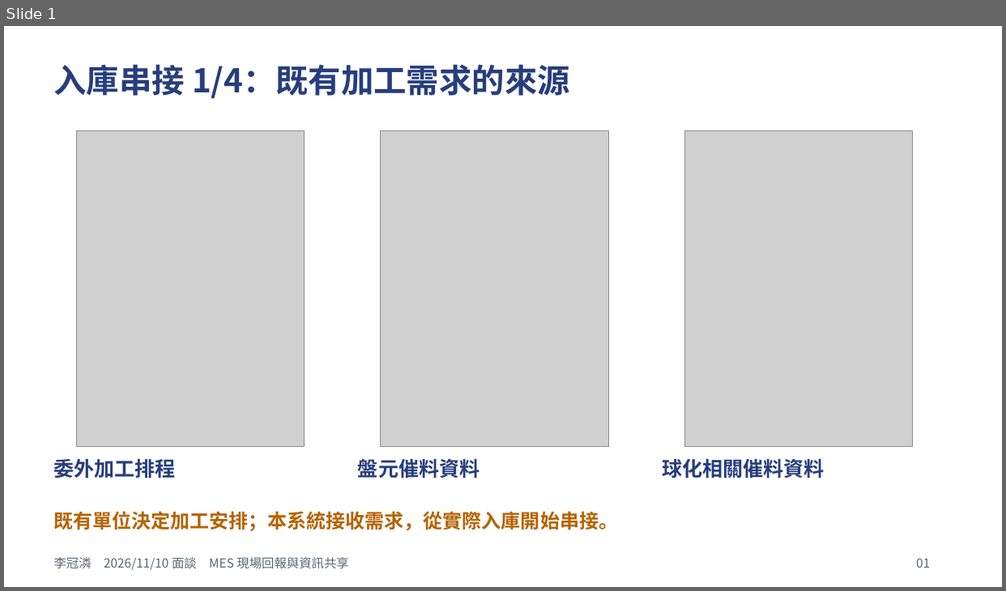
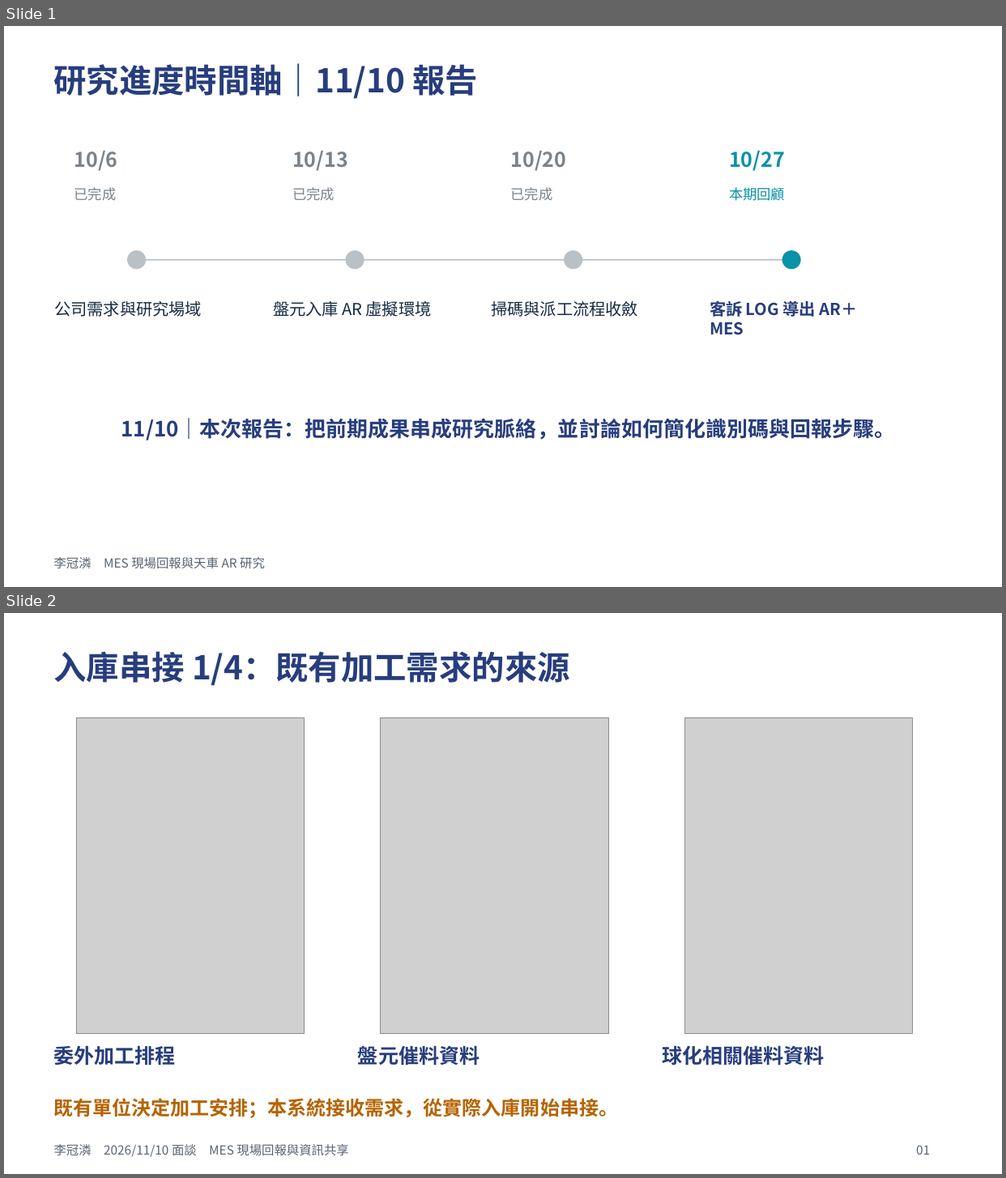
Before and after one commit to vannessiii2/report2, a slide deck: ppt/MES洗入洗出與天車AR_1110面談版.pptx. Shown one above the other, each under a label of ours: slide 1 before the commit, slides 1 and 2 after it. The pictures are 1006x591 and 1006x1178 pixels, drawn with LibreOffice and Linux fonts; fonts in the diff are those of the drawing; grey boxes stand for pictures. Boxes give left, top, right and bottom in pixels: in the first picture for what was removed or moved away, otherwise in the second. Text is boxed around its words. In the diff, an @@ line names an element or a change of style, - is before the commit and + after.

```diff
--- a/ppt/MES洗入洗出與天車AR_1110面談版.pptx
+++ b/ppt/MES洗入洗出與天車AR_1110面談版.pptx
@@ slide 1 added at box(4, 26, 1002, 587), background #FFFFFF @@
@@ text added at box(54, 63, 478, 99), 31.5 pt, text #273D7D, bold @@
+研究進度時間軸｜11/10 報告
@@ text added at box(74, 151, 118, 171), 19.5 pt, text #7A838B, bold @@
+10/6
@@ text added at box(292, 151, 348, 171), 19.5 pt, text #7A838B, bold @@
+10/13
@@ text added at box(511, 151, 567, 171), 19.5 pt, text #7A838B, bold @@
+10/20
@@ text added at box(729, 150, 785, 171), 19.5 pt, text #0A92A7, bold @@
+10/27
@@ text added at box(74, 187, 117, 200), 13.5 pt, text #7A838B @@
+已完成
@@ text added at box(292, 187, 334, 200), 13.5 pt, text #7A838B @@
+已完成
@@ text added at box(511, 187, 553, 200), 13.5 pt, text #7A838B @@
+已完成
@@ text added at box(729, 187, 785, 201), 13.5 pt, text #0A92A7 @@
+本期回顧
@@ ellipse added at box(127, 250, 147, 269), fill #B9C1C7 @@
@@ line added from (137, 259) to (791, 259), #B9C1C7 1.5 pt @@
@@ ellipse added at box(345, 250, 364, 269), fill #B9C1C7 @@
@@ ellipse added at box(564, 250, 582, 269), fill #B9C1C7 @@
@@ ellipse added at box(782, 250, 801, 269), fill #0A92A7 @@
@@ text added at box(55, 301, 202, 317), 15.8 pt, text #172B42 @@
+公司需求與研究場域
@@ text added at box(273, 301, 432, 317), 15.8 pt, text #172B42 @@
+盤元入庫 AR 虛擬環境
@@ text added at box(492, 301, 639, 317), 15.8 pt, text #172B42 @@
+掃碼與派工流程收斂
@@ text added at box(710, 301, 857, 335), 15.8 pt, text #273D7D, bold @@
+客訴 LOG 導出 AR＋MES
@@ text added at box(121, 418, 895, 441), 20.2 pt, text #273D7D, bold @@
+11/10｜本次報告：把前期成果串成研究脈絡，並討論如何簡化識別碼與回報步驟。
@@ text added at box(54, 557, 265, 569), 12 pt, text #596574 @@
+李冠潾 MES 現場回報與天車 AR 研究
@@ what was slide 1 is now slide 2 @@
```
Also in this commit, not shown: 2 other slides added, 4 other files.
